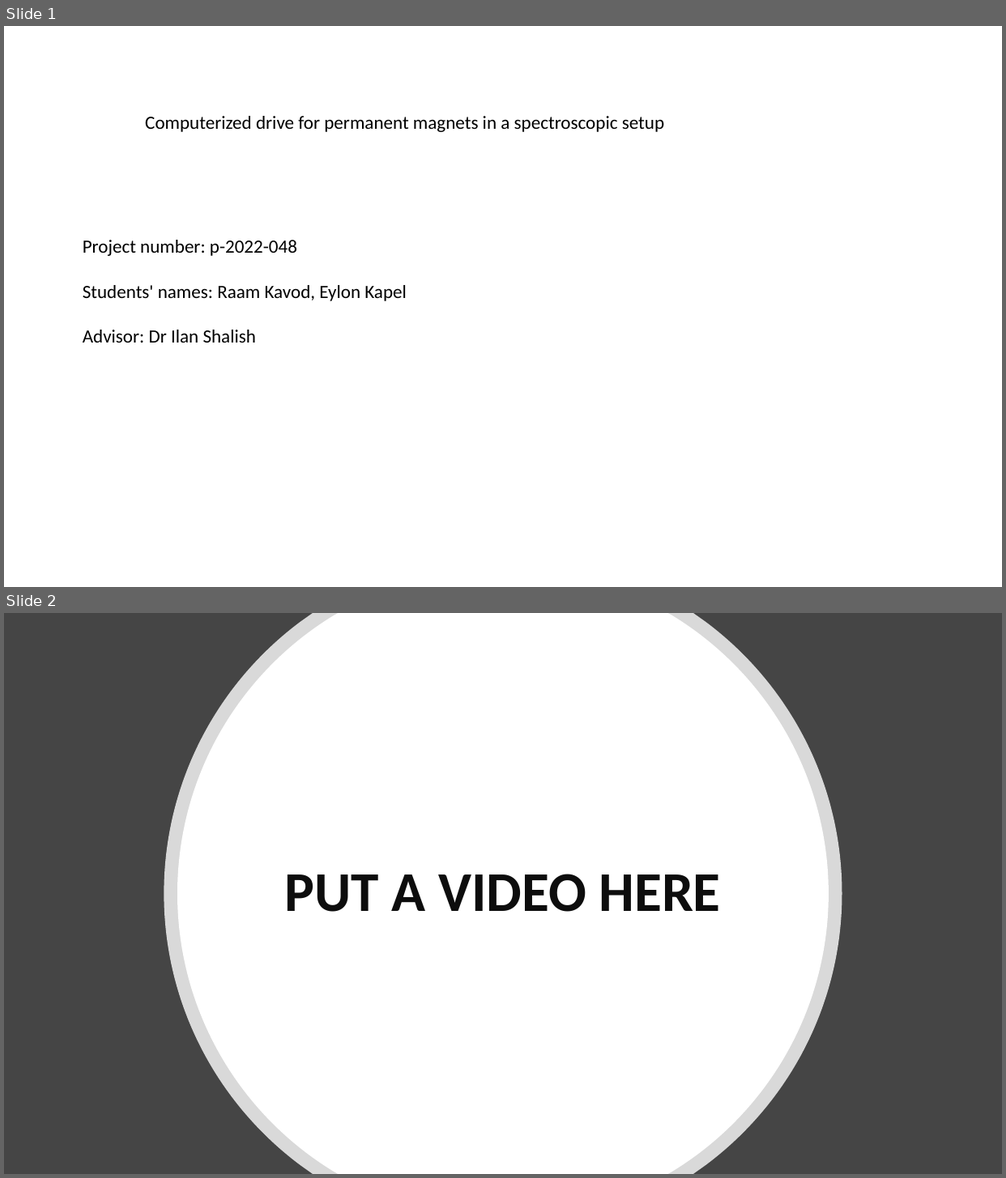
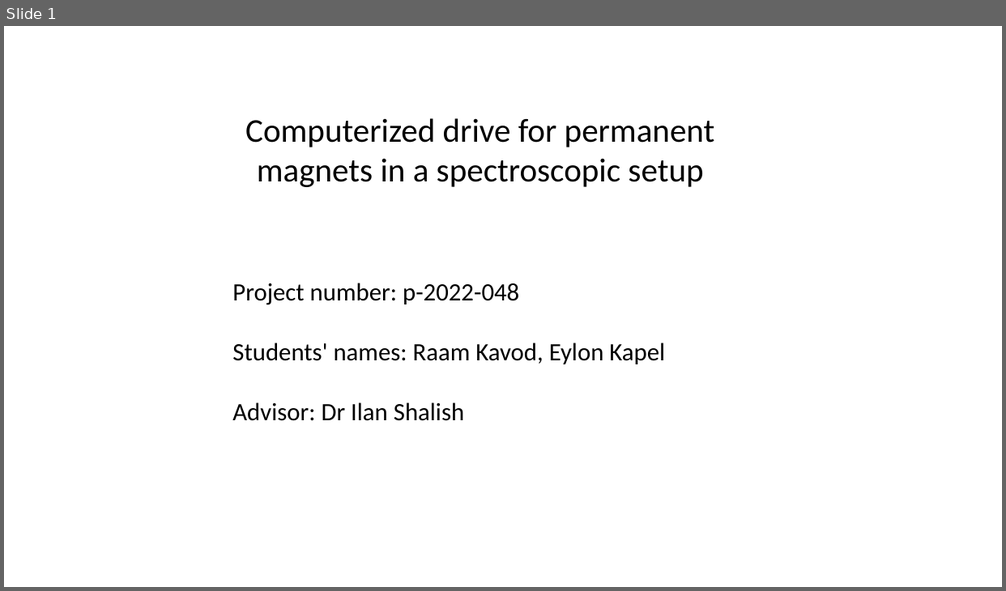
Before and after one commit to eylonk12/university_project, a slide deck: main/prs_2022-048p.pptx. Shown one above the other, each under a label of ours: slides 1 and 2 before the commit, slide 1 after it. The pictures are 1006x1178 and 1006x591 pixels, drawn with LibreOffice and Linux fonts; fonts in the diff are those of the drawing; background and template pictures are left out. Boxes give left, top, right and bottom in pixels: in the first picture for what was removed or moved away, otherwise in the second. Text is boxed around its words. In the diff, an @@ line names an element or a change of style, - is before the commit and + after.

```diff
--- a/main/prs_2022-048p.pptx
+++ b/main/prs_2022-048p.pptx
@@ slide 2 removed at [4,613,1002,1174], background #454545 @@
@@ freeform shape removed at [164,613,842,1174] @@
@@ freeform shape removed at [177,613,829,1174] @@
@@ text removed at [285,874,721,912] @@
-PUT A VIDEO HERE
@@ slide 1 changed as well @@
@@ text at [245,118,715,187]: text changed; size 18 to 32 pt @@
-Computerized drive for permanent magnets in a spectroscopic setup
+Computerized drive for permanent
+magnets in a spectroscopic setup
@@ text "Project number: p-2022-048 Students' names: ...": place and size @@
-text "Project number: p-2022-048 Students' names: ..." at [83,240,407,343]
+text "Project number: p-2022-048 Students' names: ..." at [232,283,665,421]
@@ text "Project number: p-2022-048 Students' names: ..." at [232,283,665,421]: size 18 to 24 pt @@
```
Also in this commit, not shown: 6 other slides changed, 2 slides added, 1 other file.
